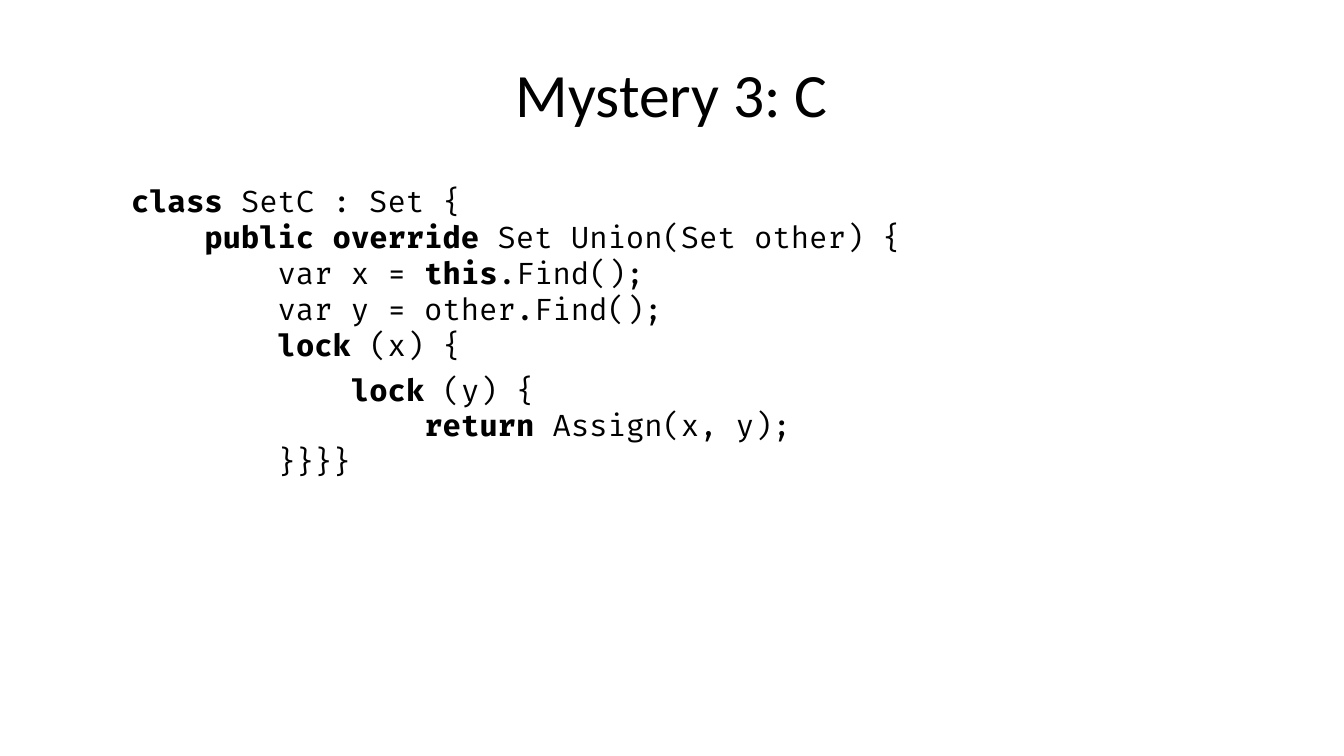
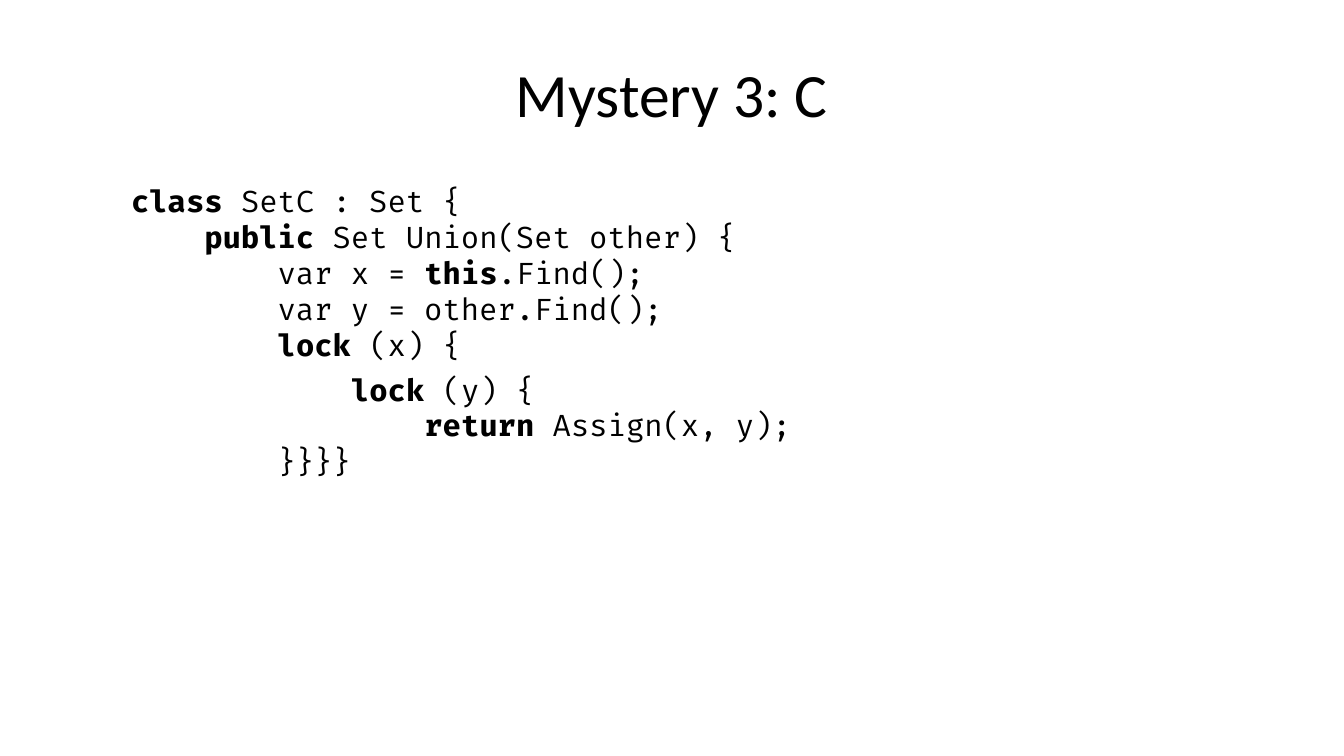
Before and after one commit to fbie/threading-mysteries, a slide deck: slide 23 of slides/slides.odp. Drawn at 1344x756 pixels with LibreOffice and Linux fonts; fonts in the diff are those of the drawing. Boxes give left, top, right and bottom in pixels: in the first picture for what was removed or moved away, otherwise in the second. Text is boxed around its words. In the diff, an @@ line names an element or a change of style, - is before the commit and + after.

Commit message:
Apply slide feedback for mystery 03

```diff
--- a/slides/slides.odp
+++ b/slides/slides.odp
@@ text at [131,189,699,360]: text changed @@
-class SetC : Set {
-public override Set Union(Set other) {
-var x = this.Find();
-var y = other.Find();
-lock (x) {
+class SetC : Set {
+public Set Union(Set other) {
+var x = this.Find();
+var y = other.Find();
+lock (x) {
```
Also in this commit, not shown: 2 other slides changed, 1 other file.
